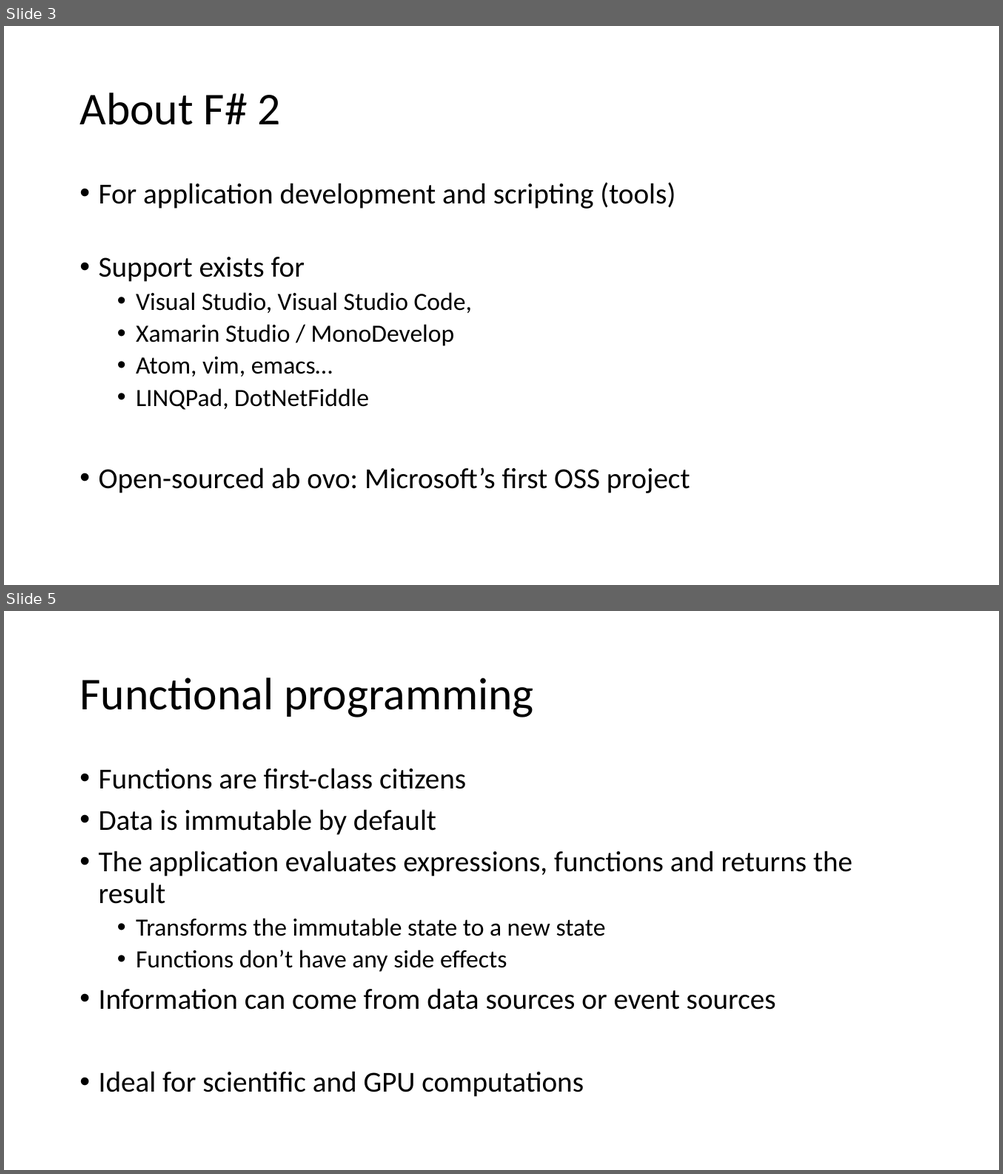
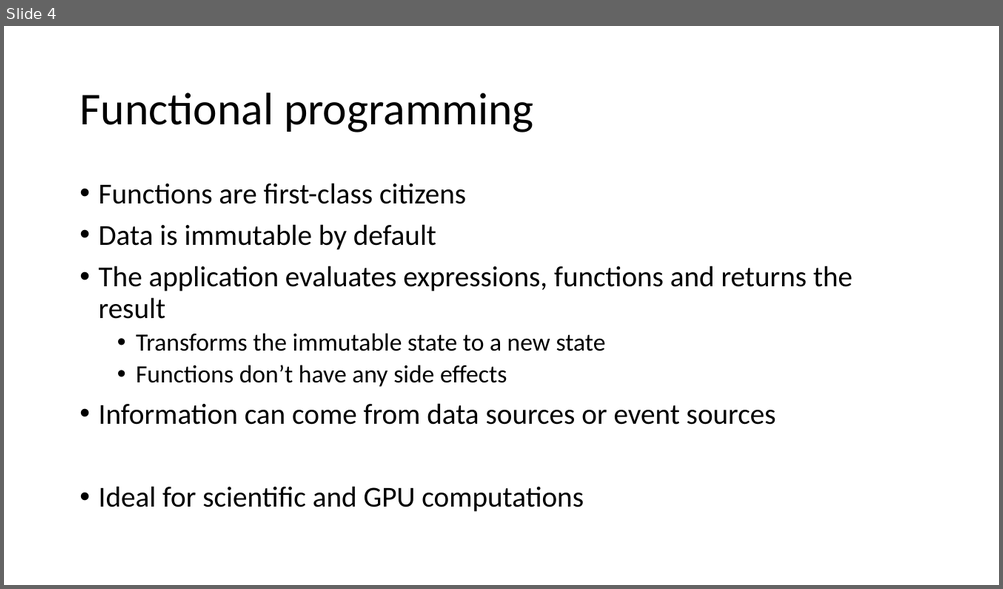
Before and after one commit to FoggyFinder/FSharpDemo, a slide deck: docs/FSharp.pptx. Shown one above the other, each under a label of ours: slides 3 and 5 before the commit, slide 4 after it; the slides between them are not shown. The pictures are 1003x1174 and 1003x589 pixels, drawn with LibreOffice and Linux fonts; fonts in the diff are those of the drawing. Boxes give left, top, right and bottom in pixels: in the first picture for what was removed or moved away, otherwise in the second. Text is boxed around its words. In the diff, an @@ line names an element or a change of style, - is before the commit and + after.

```diff
--- a/docs/FSharp.pptx
+++ b/docs/FSharp.pptx
@@ slide 3 removed at (4, 26, 999, 585), background #FFFFFF @@
@@ title removed at (79, 93, 281, 125) @@
-About F# 2
@@ text removed at (99, 182, 690, 494) @@
-• For application development and scripting (tools)
-• Support exists for
-  • Visual Studio, Visual Studio Code,
-  • Xamarin Studio / MonoDevelop
-  • Atom, vim, emacs…
-  • LINQPad, DotNetFiddle
-• Open-sourced ab ovo: Microsoft’s first OSS project
@@ what was slide 5 is now slide 4 @@
```
Also in this commit, not shown: 3 slides changed, 1 other file.
